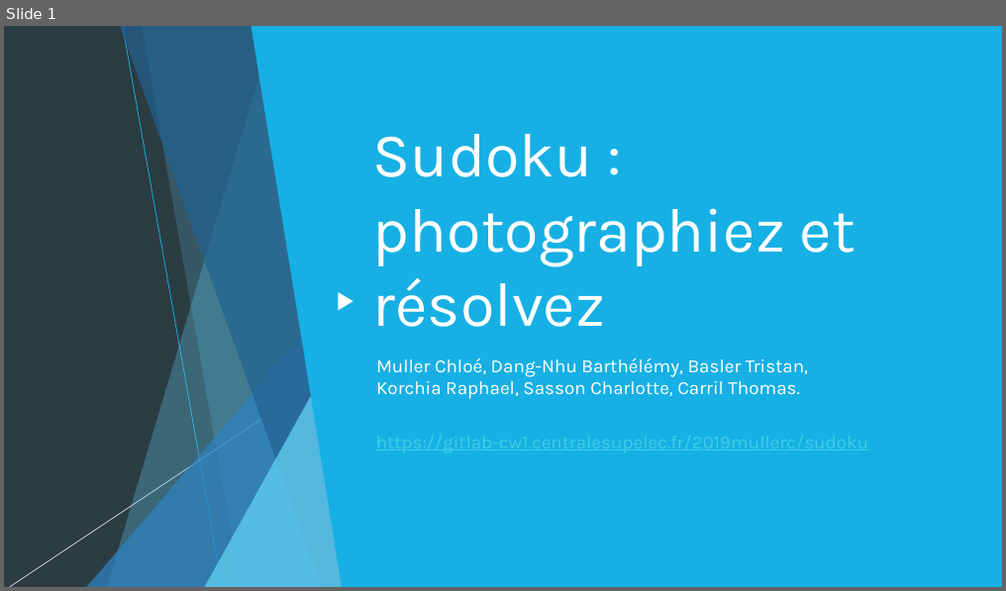
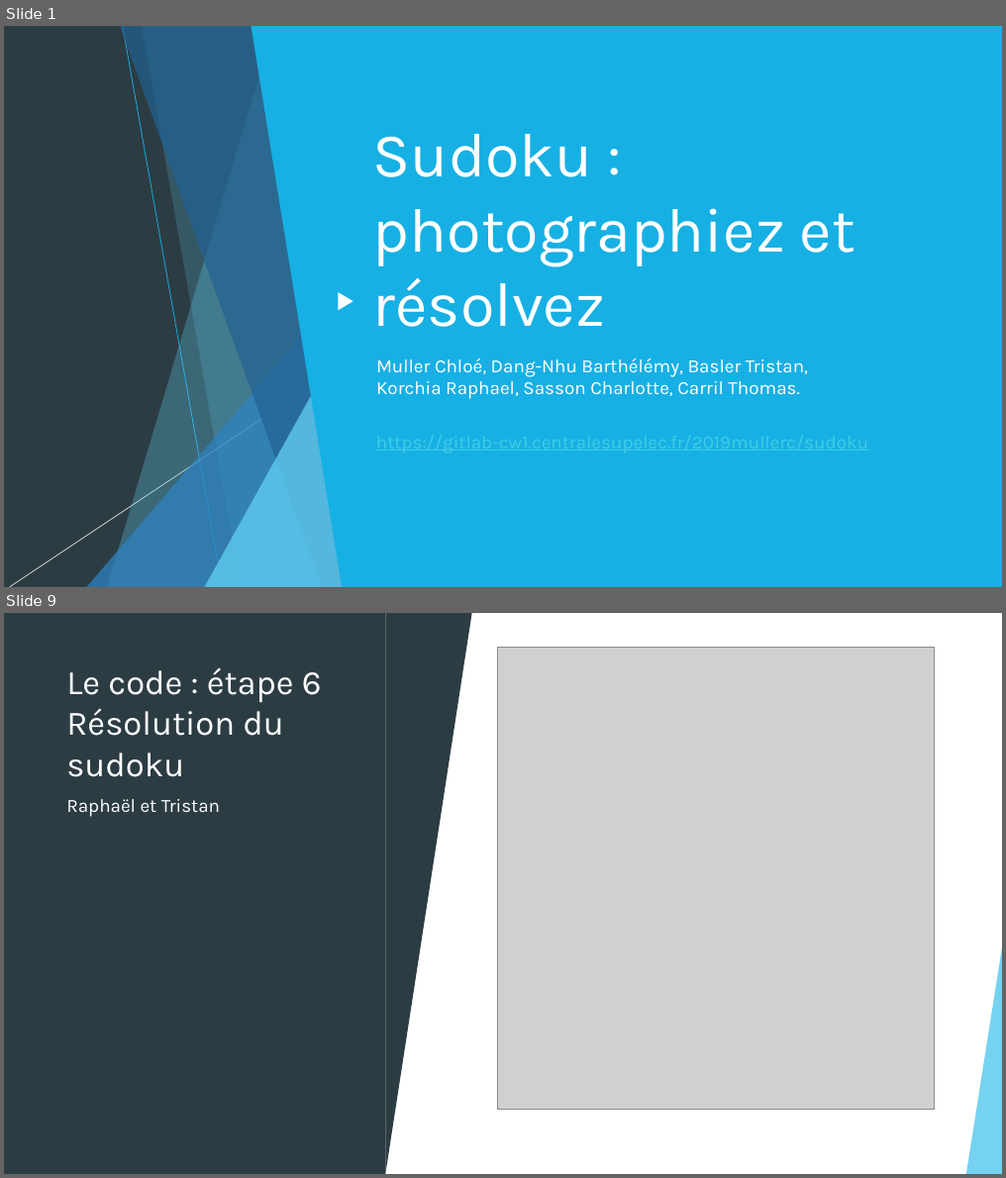
Before and after one commit to chloemuller/sudoku, a slide deck: slide_présentation.pptx. Shown one above the other, each under a label of ours: slide 1 before the commit, slides 1 and 9 after it; the slides between them are not shown. The pictures are 1006x591 and 1006x1178 pixels, drawn with LibreOffice and Linux fonts; fonts in the diff are those of the drawing; grey boxes stand for pictures. Boxes give left, top, right and bottom in pixels: in the first picture for what was removed or moved away, otherwise in the second. Text is boxed around its words. In the diff, an @@ line names an element or a change of style, - is before the commit and + after.

```diff
--- a/slide_présentation.pptx
+++ b/slide_présentation.pptx
@@ slide 9 added at (x1=4, y1=613, x2=1002, y2=1174), background #FFFFFF; not listed: 9 template elements that a slide beside it also shows @@
@@ rectangle added at (x1=4, y1=613, x2=1002, y2=1174), fill #FFFFFF @@
@@ rectangle added at (x1=4, y1=613, x2=386, y2=1174), fill #2C3C43 @@
@@ triangle added at (x1=386, y1=613, x2=472, y2=1174), fill #2C3C43 @@
@@ title added at (x1=66, y1=667, x2=322, y2=777), 33 pt, text #FFFFFF @@
+Le code : étape 6
+Résolution du sudoku
@@ picture added at (x1=497, y1=648, x2=934, y2=1110) @@
@@ text added at (x1=66, y1=799, x2=220, y2=817), 18 pt, text #FFFFFF @@
+Raphaël et Tristan
@@ triangle added at (x1=4, y1=942, x2=41, y2=1174), fill #5FCBEF at 70% opacity @@
@@ triangle added at (x1=966, y1=942, x2=1002, y2=1174), fill #5FCBEF at 85% opacity @@
```
Also in this commit, not shown: 2 slides changed, 5 other slides added, 1 slide removed.
